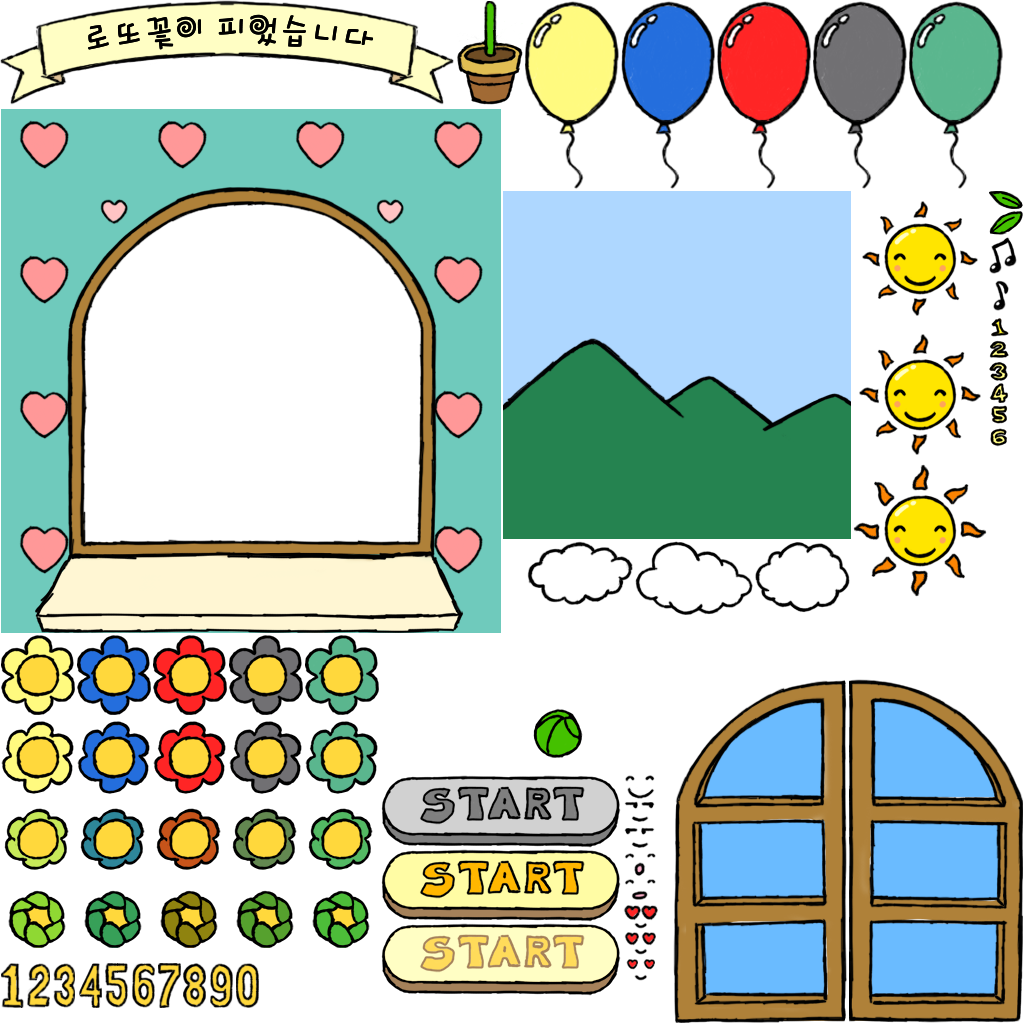
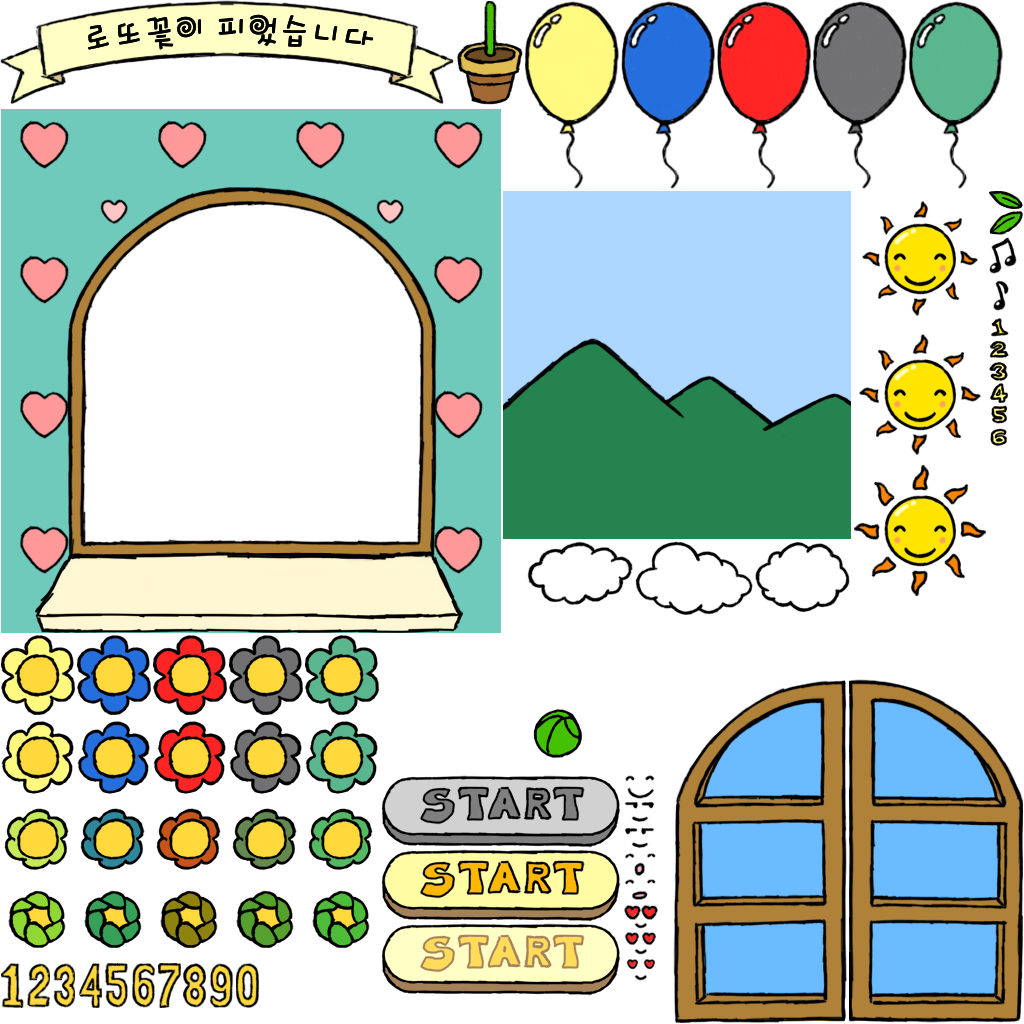
Layered file, before and after one edit (1024x1024). Changes by layer:
added layer "Layer 58" in group "창문" over [675, 707, 1020, 1013]
added layer "Layer 59" above "벽지_패턴" over [530, 11, 982, 116]
